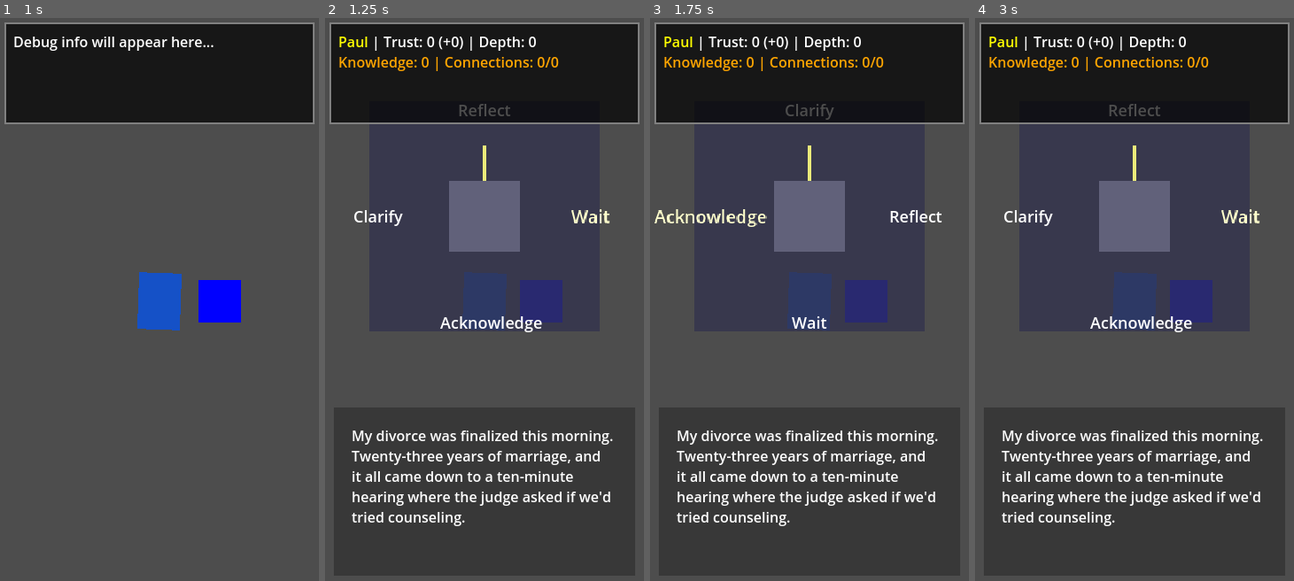
Above: before the commit, frames 1-4 (left to right).
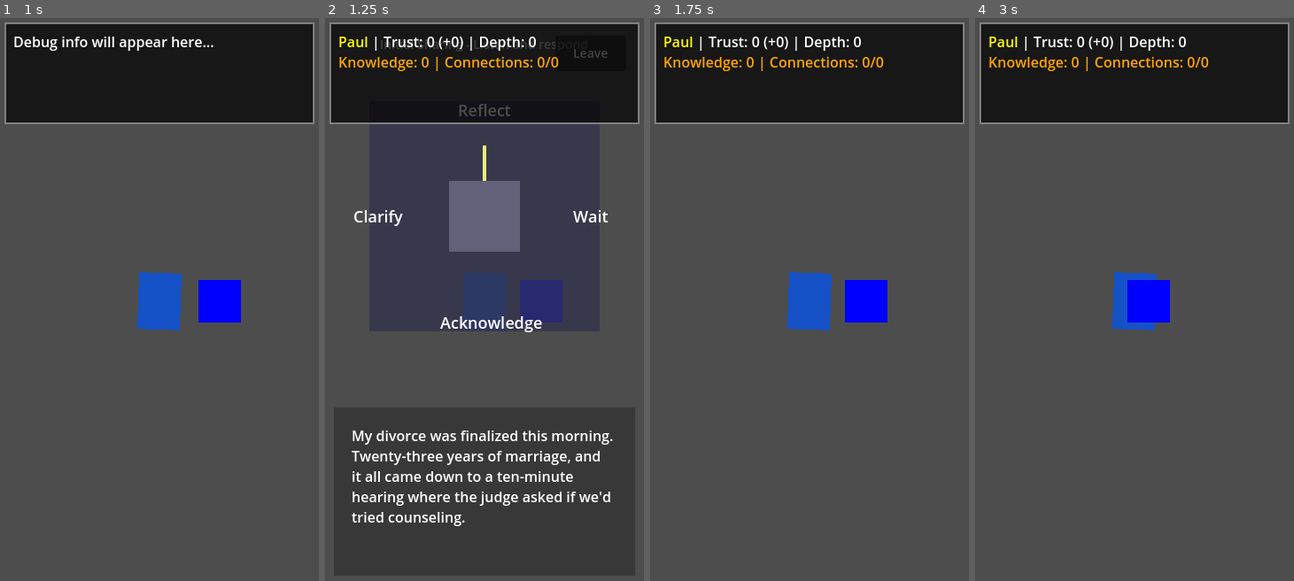
Above: after the commit, the same moments.

Repository: mgsrevolver/bedbound
Game: Godot game, scene res://scenes/Main.tscn
Two runs of this game, one before a commit and one after it. Both use one fixed random seed, a clock stepped at 60 frames per second and the inputs below.
Inputs (mouse positions are in pixels of both pictures, inside the frame that each line leads up to):
- Up to frame 1 (1 s): tap Enter at 0.5 s; move the mouse to (229, 271) at 0.52 s; hold D (move_right) from 0.53 s (still down); click (229, 271) at 0.67 s
- Up to frame 2 (1.25 s): keep holding D (move_right)
- Up to frame 3 (1.75 s): release D (move_right) at 1.25 s; click (914, 51) at 1.25 s, where only the run after the commit has a clickable "Leave"
- Up to frame 4 (3 s): tap Space at 2 s; drag from (1070, 327) to (1134, 299) at 2.02 s; move the mouse to (1166, 175) at 2.77 s; hold D (move_right) from 2.78 s (still down); click (1166, 175) at 2.92 s

Frame 1 is identical in both runs. In frame 2, 0.4% of the frame differs, in the area x 17-90%, y 3-37%; in frame 3, 8.6%; in frame 4, 8.8%, in the area x 8-91%, y 15-91%.
Error before the commit: Trying to assign an array of type "Array" to a variable of type "Array[String]". (res://scripts/npcs/NPC.gd:97)

Commit message:
added farewell convo and fixed wheel

Diff:
--- a/scripts/dialogue/DialogueManager.gd
+++ b/scripts/dialogue/DialogueManager.gd
@@ -35,24 +35,46 @@
 
 	dialogue_ui.option_selected.connect(_on_option_selected)
 	dialogue_ui.conversation_finished.connect(end_dialogue)
+	dialogue_ui.conversation_left.connect(_on_conversation_left)
 	dialogue_ui.set_trust_level(npc.trust_level)
+	dialogue_ui.update_conversation_state(
+		npc.conversation_level,
+		npc.level_2_choice,
+		npc.level_3_used_options
+	)
+	var initial_options = npc.get_current_options()
 	dialogue_ui.setup_dialogue(npc.get_current_dialogue())
+	dialogue_ui.update_available_options(initial_options)
 
 	if debug_overlay:
 		debug_overlay.update_debug_info(current_npc)
 
 func _on_option_selected(option: DialogueOption):
+	print("DialogueManager: Option selected: ", option)
 	var response = current_npc.process_dialogue_option(option)
+	print("DialogueManager: Response: ", response)
 
 	if debug_overlay:
 		debug_overlay.update_debug_info(current_npc)
 
+	# Update conversation wheel with current state
+	dialogue_ui.update_conversation_state(
+		current_npc.conversation_level,
+		current_npc.level_2_choice,
+		current_npc.level_3_used_options
+	)
+
 	if response.continues:
+		print("DialogueManager: Continuing with options: ", response.options)
 		dialogue_ui.update_dialogue(response.text, response.options)
 	else:
+		print("DialogueManager: Conversation ending")
+		# Update dialogue with empty options to hide wheel, then show end screen
+		dialogue_ui.update_dialogue(response.text, response.options)
 		show_conversation_end(response)
 
 func show_conversation_end(response: Dictionary):
+	print("DialogueManager: show_conversation_end called with response: ", response)
 	var trust_change = current_npc.get_last_trust_change()
 	var total_trust = current_npc.trust_level
 	var dead_end_type = response.get("dead_end_type", null)
@@ -81,6 +103,12 @@
 
 	dialogue_ui.show_conversation_end(current_npc.npc_name, trust_change, total_trust, dead_end_type_string, farewell_message, dead_end_type_enum)
 
+func _on_conversation_left():
+	print("DialogueManager: Player left conversation - saving state")
+	# Save current conversation state in the NPC (it's already saved)
+	# Just exit to overworld without resetting NPC state
+	end_dialogue()
+
 func end_dialogue():
 	if dialogue_ui:
 		dialogue_ui.visible = false
--- a/scripts/npcs/NPC.gd
+++ b/scripts/npcs/NPC.gd
@@ -24,6 +24,7 @@
 	"comfort_level": 0
 }
 var global_state: GlobalState
+var conversation_cooldown: bool = false
 
 # 3-level conversation system
 var conversation_level: int = 1
@@ -51,24 +52,61 @@
 
 func _on_area_entered(area):
 	if area.get_parent() is Player:
-		# Check if we're already in dialogue
+		# Check if we're already in dialogue or on cooldown
 		var main_scene = get_tree().get_first_node_in_group("main")
 		if main_scene and main_scene.current_state != main_scene.GameState.OVERWORLD:
 			return
 
+		if conversation_cooldown:
+			print("NPC: Conversation on cooldown, ignoring area_entered")
+			return
+
+		print("NPC: Starting new conversation")
+		conversation_cooldown = true
 		player_approached.emit()
 		var dialogue_manager = get_tree().get_first_node_in_group("dialogue_manager")
 		if dialogue_manager:
 			dialogue_manager.start_dialogue(self)
 
 func get_current_dialogue() -> String:
-	# Reset conversation state when starting new dialogue
-	conversation_level = 1
-	level_2_choice = ""
-	level_3_used_options.clear()
-	level_3_available_options.clear()
-
-	return conversation_tree.get("level_1", {}).get("text", "Hello there...")
+	# Only reset if this is a brand new conversation (no previous progress)
+	if conversation_level == 1 and level_2_choice == "" and level_3_used_options.is_empty():
+		# This is a fresh start
+		conversation_level = 1
+		level_2_choice = ""
+		level_3_used_options.clear()
+		level_3_available_options.clear()
+		print("NPC: Starting fresh conversation")
+	else:
+		print("NPC: Resuming conversation at level ", conversation_level, " choice: ", level_2_choice, " used: ", level_3_used_options)
+
+	# Return appropriate dialogue based on current state
+	match conversation_level:
+		1:
+			return conversation_tree.get("level_1", {}).get("text", "Hello there...")
+		2:
+			# Shouldn't normally be here, but return level 1 text as fallback
+			return conversation_tree.get("level_1", {}).get("text", "Hello there...")
+		3:
+			# At level 3, return continuation text based on level 2 choice
+			var level_2_data = conversation_tree.get("level_1", {}).get("branches", {}).get(level_2_choice, {})
+			return level_2_data.get("text", "Let's continue our conversation...")
+		_:
+			return "Hello there..."
+
+func get_current_options() -> Array[String]:
+	match conversation_level:
+		1:
+			# Level 1: All base options available for first response
+			return ["wait", "acknowledge", "clarify", "reflect"]
+		2:
+			# Level 2: Shouldn't happen, transitions immediately to 3
+			return ["wait", "acknowledge", "clarify", "reflect"]
+		3:
+			# Level 3: Return currently available options
+			return level_3_available_options
+		_:
+			return ["wait", "acknowledge", "clarify", "reflect"]
 
 func process_dialogue_option(option: DialogueManager.DialogueOption) -> Dictionary:
 	var option_key = get_option_key(option)
@@ -93,7 +131,7 @@
 	level_2_choice = option_key
 
 	# Set up Level 3 available options (all 4 options, including repeating the choice)
-	var all_options = ["reflect", "acknowledge", "clarify", "wait"]
+	var all_options: Array[String] = ["reflect", "acknowledge", "clarify", "wait"]
 	level_3_available_options = all_options.duplicate()
 	level_3_used_options.clear()
 
@@ -351,5 +389,25 @@
 		# Return to original position and make visible again
 		position = original_position
 		modulate = Color.WHITE
+		# Reset conversation completely after farewell - they can start over
+		reset_conversation_state()
+		# Clear conversation cooldown after farewell animation
+		var timer = Timer.new()
+		add_child(timer)
+		timer.wait_time = 1.0  # 1 second cooldown after farewell
+		timer.one_shot = true
+		timer.timeout.connect(func():
+			conversation_cooldown = false
+			print("NPC: Conversation cooldown cleared - conversation reset for new start")
+			timer.queue_free()
+		)
+		timer.start()
 		farewell_complete.emit()
 	)
+
+func reset_conversation_state():
+	conversation_level = 1
+	level_2_choice = ""
+	level_3_used_options.clear()
+	level_3_available_options.clear()
+	print("NPC: Conversation state reset - ready for fresh start")
--- a/scripts/ui/ConversationWheel.gd
+++ b/scripts/ui/ConversationWheel.gd
@@ -3,6 +3,7 @@
 
 signal option_selected(option: DialogueManager.DialogueOption)
 signal conversation_finished
+signal conversation_left
 
 @onready var dialogue_text: RichTextLabel = $DialoguePanel/DialogueText
 @onready var dialogue_panel: Panel = $DialoguePanel
@@ -10,6 +11,8 @@
 @onready var segment_container: Control = $WheelContainer/SegmentContainer
 @onready var center_point: Control = $WheelContainer/CenterPoint
 @onready var selection_indicator: Control = $SelectionIndicator
+var progress_indicator: Label
+var leave_button: Button
 var animation_tween: Tween
 
 # Wheel configuration
@@ -38,8 +41,12 @@
 
 var option_segments = []
 var trust_level = 0
+var current_available_options: Array[String] = []
+var conversation_level = 1
+var level_2_choice = ""
 
 func _ready():
+	print("ConversationWheel: _ready() called")
 	add_to_group("dialogue_ui")
 	setup_styling()
 	setup_wheel()
@@ -50,6 +57,27 @@
 	var panel_style = StyleBoxFlat.new()
 	panel_style.bg_color = Color(0.2, 0.2, 0.2, 0.8)
 	dialogue_panel.add_theme_stylebox_override("panel", panel_style)
+
+	# Create progress indicator
+	progress_indicator = Label.new()
+	progress_indicator.name = "ProgressIndicator"
+	progress_indicator.add_theme_font_size_override("font_size", 14)
+	progress_indicator.add_theme_color_override("font_color", Color(0.8, 0.8, 0.8))
+	progress_indicator.horizontal_alignment = HORIZONTAL_ALIGNMENT_CENTER
+	progress_indicator.size = Vector2(300, 30)
+	var screen_size = get_viewport().get_visible_rect().size
+	progress_indicator.position = Vector2(screen_size.x * 0.5 - 150, 20)
+	add_child(progress_indicator)
+
+	# Create Leave button
+	leave_button = Button.new()
+	leave_button.name = "LeaveButton"
+	leave_button.text = "Leave"
+	leave_button.custom_minimum_size = Vector2(80, 40)
+	leave_button.add_theme_font_size_override("font_size", 14)
+	leave_button.position = Vector2(screen_size.x - 100, 20)
+	leave_button.pressed.connect(_on_leave_pressed)
+	add_child(leave_button)
 
 func _input(event):
 	if not visible:
@@ -282,65 +310,65 @@
 	while angle >= 360:
 		angle -= 360
 
-	# Find nearest option from all available segments
-	var nearest_option_data = base_options[0]
+	# Find nearest option from currently visible segments
+	if option_segments.is_empty():
+		return
+
+	var nearest_segment = option_segments[0]
 	var min_distance = 999999
 
-	# Check base options
-	for option_data in base_options:
-		var distance = abs(angle_difference(angle, option_data.angle))
-		if distance < min_distance:
-			min_distance = distance
-			nearest_option_data = option_data
-
-	# Check probe option if available
-	if trust_level >= 3:
-		var probe_angle = 45.0
-		var distance = abs(angle_difference(angle, probe_angle))
-		if distance < min_distance:
-			min_distance = distance
-			nearest_option_data = {"option": DialogueManager.DialogueOption.PROBE, "angle": probe_angle}
-
-	# Update selection
-	selected_option = nearest_option_data.option
-	target_angle = nearest_option_data.angle
-
-	# Smoothly rotate to target
-	if animation_tween:
-		animation_tween.kill()
-	animation_tween = create_tween()
-	animation_tween.tween_method(set_wheel_angle, current_angle, target_angle, 0.3)
+	# Check all currently visible segments
+	for segment in option_segments:
+		if segment and segment.has_meta("option_data"):
+			var option_data = segment.get_meta("option_data")
+			var distance = abs(angle_difference(angle, option_data.angle))
+			if distance < min_distance:
+				min_distance = distance
+				nearest_segment = segment
+
+	# Update selection based on nearest segment
+	if nearest_segment and nearest_segment.has_meta("option_data"):
+		var option_data = nearest_segment.get_meta("option_data")
+		selected_option = option_data.option
+		target_angle = option_data.angle
+
+		# Smoothly rotate to target
+		if animation_tween:
+			animation_tween.kill()
+		animation_tween = create_tween()
+		animation_tween.tween_method(set_wheel_angle, current_angle, target_angle, 0.3)
 
 func snap_to_nearest_option():
 	# Find the nearest option to current angle
 	var normalized_angle = fmod(current_angle + 360, 360)
 
-	var nearest_option_data = base_options[0]
+	# Use currently visible segments instead of base options
+	if option_segments.is_empty():
+		return
+
+	var nearest_segment = option_segments[0]
 	var min_distance = 999999
 
-	# Check base options
-	for option_data in base_options:
-		var distance = abs(angle_difference(normalized_angle, option_data.angle))
-		if distance < min_distance:
-			min_distance = distance
-			nearest_option_data = option_data
-
-	# Check probe option if available
-	if trust_level >= 3:
-		var probe_angle = 45.0
-		var distance = abs(angle_difference(normalized_angle, probe_angle))
-		if distance < min_distance:
-			min_distance = distance
-			nearest_option_data = {"option": DialogueManager.DialogueOption.PROBE, "angle": probe_angle}
-
-	selected_option = nearest_option_data.option
-	target_angle = nearest_option_data.angle
-
-	# Smooth snap animation
-	if animation_tween:
-		animation_tween.kill()
-	animation_tween = create_tween()
-	animation_tween.tween_method(set_wheel_angle, current_angle, target_angle, 0.4)
+	# Check all currently visible segments
+	for segment in option_segments:
+		if segment and segment.has_meta("option_data"):
+			var option_data = segment.get_meta("option_data")
+			var distance = abs(angle_difference(normalized_angle, option_data.angle))
+			if distance < min_distance:
+				min_distance = distance
+				nearest_segment = segment
+
+	# Update selection based on nearest segment
+	if nearest_segment and nearest_segment.has_meta("option_data"):
+		var option_data = nearest_segment.get_meta("option_data")
+		selected_option = option_data.option
+		target_angle = option_data.angle
+
+		# Smooth snap animation
+		if animation_tween:
+			animation_tween.kill()
+		animation_tween = create_tween()
+		animation_tween.tween_method(set_wheel_angle, current_angle, target_angle, 0.4)
 
 func angle_difference(a1: float, a2: float) -> float:
 	var diff = a1 - a2
@@ -378,12 +406,17 @@
 
 func confirm_selection():
 	print("ConversationWheel: Confirming selection: ", selected_option)
-	# Emit the selected option
-	option_selected.emit(selected_option)
+	# Only emit if we're not in an ended state
+	if mouse_filter != Control.MOUSE_FILTER_IGNORE:
+		option_selected.emit(selected_option)
+	else:
+		print("ConversationWheel: Input ignored - conversation ended")
 
 func setup_dialogue(text: String):
+	print("ConversationWheel: setup_dialogue called with: ", text)
 	dialogue_text.text = text
 	reset_wheel_position()
+	update_progress_indicator()
 
 func update_dialogue(text: String, available_options: Array = []):
 	dialogue_text.text = text
@@ -391,13 +424,18 @@
 	reset_wheel_position()
 	# Update wheel with new options if provided
 	if not available_options.is_empty():
-		# Could customize wheel segments based on available options
-		pass
+		update_available_options(available_options)
+	else:
+		# Show all base options if none specified
+		create_option_segments()
+	update_progress_indicator()
 
 func show_conversation_end(npc_name: String, trust_change: int, total_trust: int, dead_end_type: String = "", farewell_message: String = "", dead_end_type_enum = null):
-	# Hide the wheel during conversation end
+	print("ConversationWheel: show_conversation_end called")
+	# Hide the wheel during conversation end and disable input
 	wheel_container.visible = false
 	selection_indicator.visible = false
+	mouse_filter = Control.MOUSE_FILTER_IGNORE  # Disable all input
 
 	# Show farewell message first if available
 	if farewell_message != "":
@@ -491,3 +529,87 @@
 func set_trust_level(level: int):
 	trust_level = level
 	create_option_segments()  # Recreate segments to add/remove probe option
+
+func update_available_options(available_options: Array):
+	# Convert array of strings to our format and filter segments
+	current_available_options.clear()
+	for option in available_options:
+		if option is String:
+			current_available_options.append(option)
+
+	print("ConversationWheel: Available options updated to: ", current_available_options)
+	create_option_segments_filtered()
+
+func create_option_segments_filtered():
+	# Clear existing segments
+	for child in segment_container.get_children():
+		child.queue_free()
+	option_segments.clear()
+
+	if current_available_options.is_empty():
+		# Hide wheel entirely when no options available
+		wheel_container.visible = false
+		selection_indicator.visible = false
+		print("ConversationWheel: No options available - hiding wheel")
+		return
+	else:
+		# Show wheel when options are available
+		wheel_container.visible = true
+		selection_indicator.visible = true
+
+	var angle_step = 360.0 / current_available_options.size()
+	var current_angle = 0.0
+
+	# Create segments only for available options
+	for option_str in current_available_options:
+		var option_data = get_option_data_from_string(option_str)
+		if option_data:
+			# Update angle to distribute evenly
+			option_data["angle"] = current_angle
+			var segment = create_option_segment(option_data)
+			option_segments.append(segment)
+			current_angle += angle_step
+
+func get_option_data_from_string(option_str: String) -> Dictionary:
+	match option_str:
+		"wait":
+			return {"option": DialogueManager.DialogueOption.WAIT, "label": "Wait"}
+		"acknowledge":
+			return {"option": DialogueManager.DialogueOption.ACKNOWLEDGE, "label": "Acknowledge"}
+		"clarify":
+			return {"option": DialogueManager.DialogueOption.CLARIFY, "label": "Clarify"}
+		"reflect":
+			return {"option": DialogueManager.DialogueOption.REFLECT, "label": "Reflect"}
+		"probe":
+			return {"option": DialogueManager.DialogueOption.PROBE, "label": "Probe"}
+		_:
+			return {}
+
+func update_conversation_state(level: int, choice: String = "", used_options: Array = []):
+	conversation_level = level
+	level_2_choice = choice
+	print("ConversationWheel: State updated - Level: ", level, " Choice: ", choice, " Used options: ", used_options)
+	update_progress_indicator()
+
+func update_progress_indicator():
+	if not progress_indicator:
+		return
+
+	var text = ""
+	match conversation_level:
+		1:
+			text = "Initial Sharing - Listen and respond"
+		2:
+			text = "First Response - Choose your approach"
+		3:
+			var remaining = current_available_options.size()
+			if level_2_choice != "":
+				text = "Deep Listening (%s path) - %d options remaining" % [level_2_choice.capitalize(), remaining]
+			else:
+				text = "Deep Listening - %d options available" % remaining
+
+	progress_indicator.text = text
+
+func _on_leave_pressed():
+	print("ConversationWheel: Leave button pressed")
+	conversation_left.emit()
